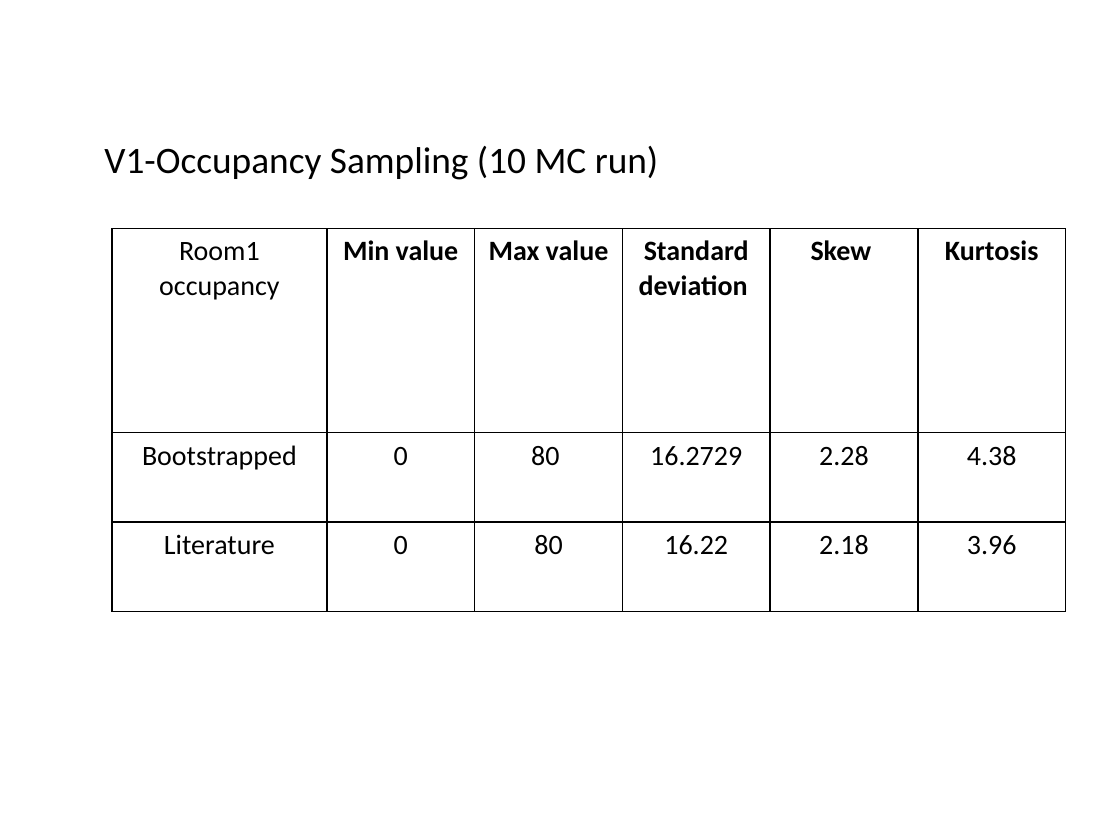
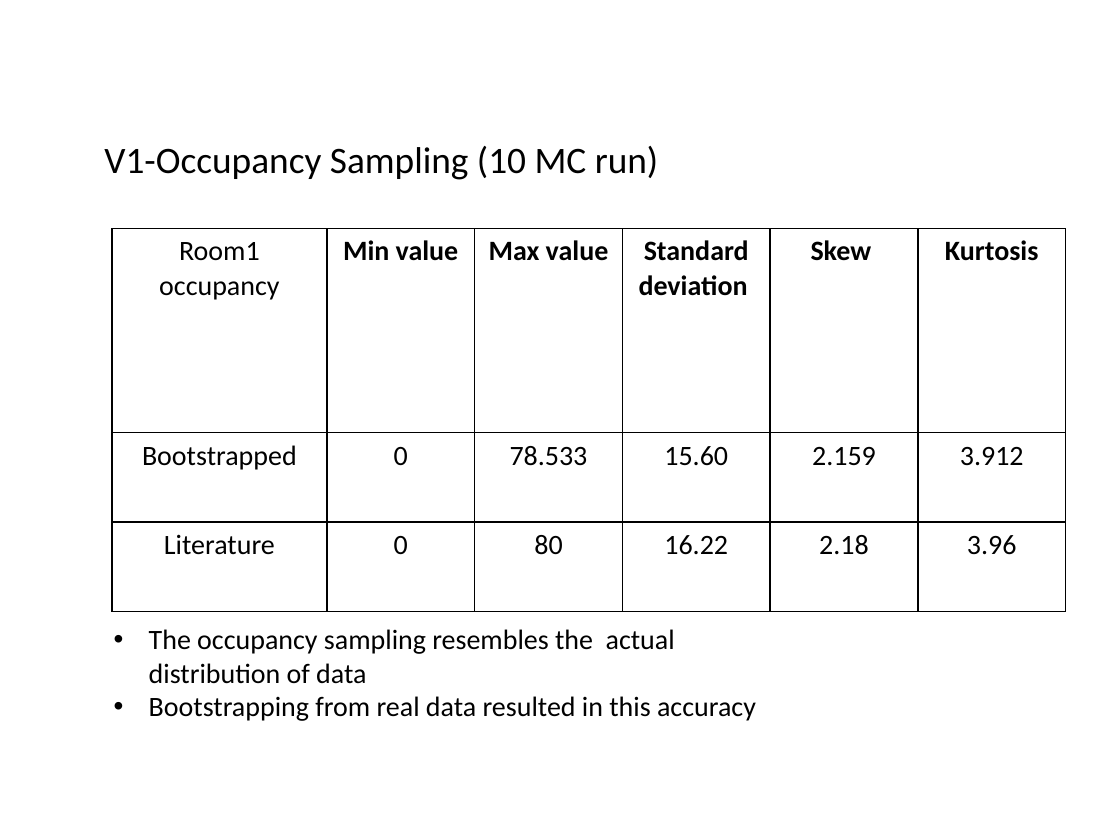
Before and after one commit to ChowdhuryAliImam/2025Fall_projects, a slide deck: slide 13 of Imam_presentation.pptx. Drawn at 1120x840 pixels with LibreOffice and Linux fonts; fonts in the diff are those of the drawing. Boxes give left, top, right and bottom in pixels: in the first picture for what was removed or moved away, otherwise in the second. Text is boxed around its words. In the diff, an @@ line names an element or a change of style, - is before the commit and + after.

Commit message:
Presentation Update

```diff
--- a/Imam_presentation.pptx
+++ b/Imam_presentation.pptx
@@ table at bbox=[112, 228, 1066, 612] @@
-row 2: Bootstrapped | 0 | 80 | 16.2729 | 2.28 | 4.38
+row 2: Bootstrapped | 0 | 78.533 | 15.60 | 2.159 | 3.912
@@ text added at bbox=[149, 629, 756, 721], 18 pt, text #000000 @@
+• The occupancy sampling resembles the actual distribution of data
+• Bootstrapping from real data resulted in this accuracy
```
Also in this commit, not shown: 5 other slides changed, 1 slide added, 1 slide removed.
